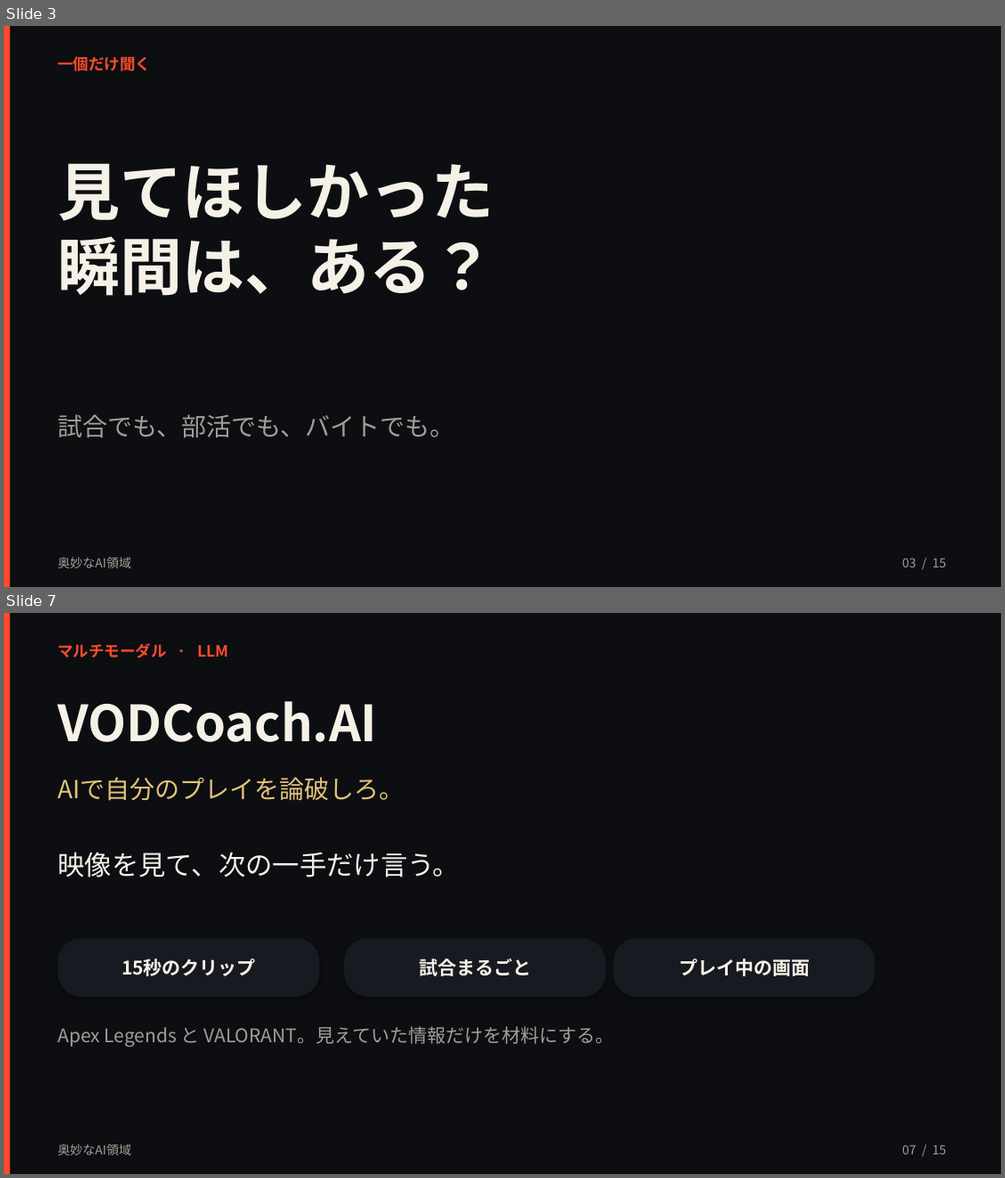
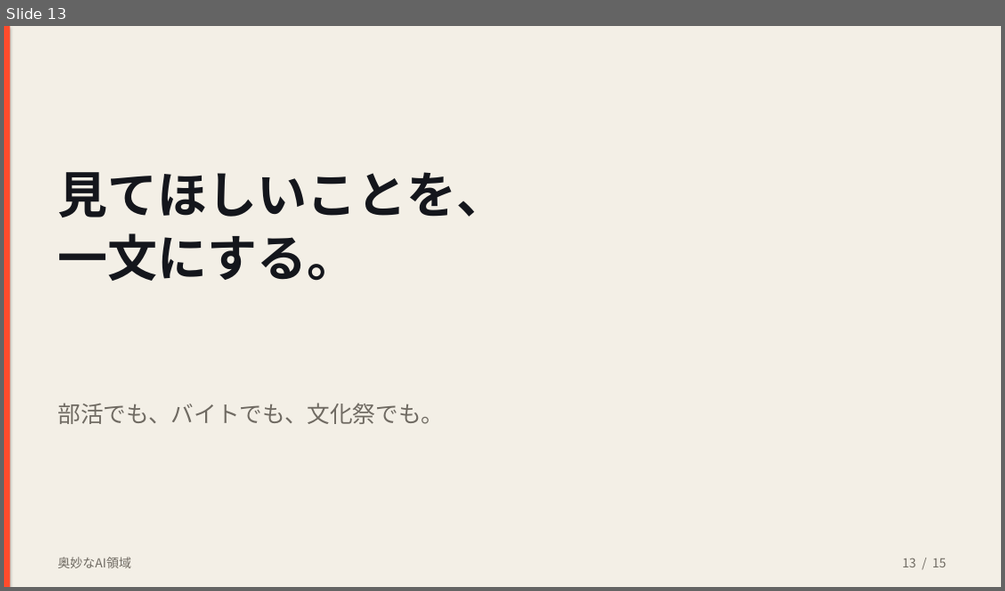
Before and after one commit to kouyozhang-design/vodcoach-ai, a slide deck: presentation/奥妙なAI領域.pptx. Shown one above the other, each under a label of ours: slides 3 and 7 before the commit, slide 13 after it; the slides between them are not shown. The pictures are 1005x1178 and 1005x591 pixels, drawn with LibreOffice and Linux fonts; fonts in the diff are those of the drawing. Boxes give left, top, right and bottom in pixels: in the first picture for what was removed or moved away, otherwise in the second. Text is boxed around its words. In the diff, an @@ line names an element or a change of style, - is before the commit and + after.

```diff
--- a/presentation/奥妙なAI領域.pptx
+++ b/presentation/奥妙なAI領域.pptx
@@ slide 7 removed at <box>4,613,1001,1174</box>, background #0C0E12 @@
@@ rectangle removed at <box>4,613,10,1174</box> @@
@@ text removed at <box>57,643,228,658</box> @@
-マルチモーダル · LLM
@@ text removed at <box>57,701,377,742</box> @@
-VODCoach.AI
@@ text removed at <box>57,777,404,801</box> @@
-AIで自分のプレイを論破しろ。
@@ text removed at <box>57,852,460,877</box> @@
-映像を見て、次の一手だけ言う。
@@ rounded rectangle removed at <box>57,938,320,997</box> @@
@@ text removed at <box>121,958,256,976</box> @@
-15秒のクリップ
@@ rounded rectangle removed at <box>344,938,606,997</box> @@
@@ text removed at <box>419,958,531,976</box> @@
-試合まるごと
@@ rounded rectangle removed at <box>614,938,875,997</box> @@
@@ text removed at <box>679,958,809,976</box> @@
-プレイ中の画面
@@ text removed at <box>57,1026,615,1046</box> @@
-Apex Legends と VALORANT。見えていた情報だけを材料にする。
@@ text removed at <box>57,1143,131,1155</box> @@
-奥妙なAI領域
@@ text removed at <box>902,1144,947,1154</box> @@
-07 / 15
@@ what was slide 3 is now slide 13 @@
@@ slide 13 changed as well @@
@@ background #0C0E12 to #F3EFE6 @@
@@ text removed at <box>57,56,151,71</box> @@
-一個だけ聞く
@@ text at <box>57,172,506,281</box>: text changed; size 60 to 48 pt; text colour #F6F1E7 to #14161C @@
-見てほしかった
-瞬間は、ある？
+見てほしいことを、
+一文にする。
@@ text at <box>57,402,444,424</box>: text changed; size 24 to 22 pt; text colour #A39E96 to #6F6A62 @@
-試合でも、部活でも、バイトでも。
+部活でも、バイトでも、文化祭でも。
@@ text "奥妙なAI領域" at <box>57,556,131,568</box>: text colour #A39E96 to #6F6A62 @@
@@ text at <box>902,557,947,567</box>: text changed; text colour #A39E96 to #6F6A62 @@
-03 / 15
+13 / 15
```
Also in this commit, not shown: 4 other slides changed, 10 slides added, 10 other slides removed, 2 other files.
